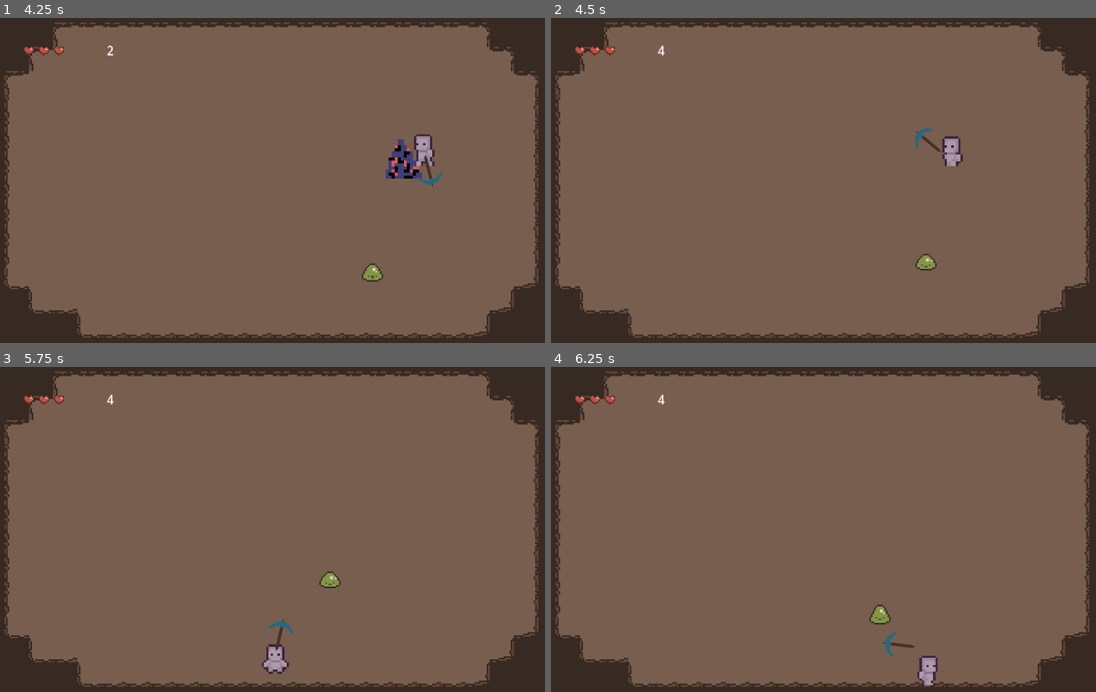
Above: before the commit, frames 1-4 (two rows, left to right).
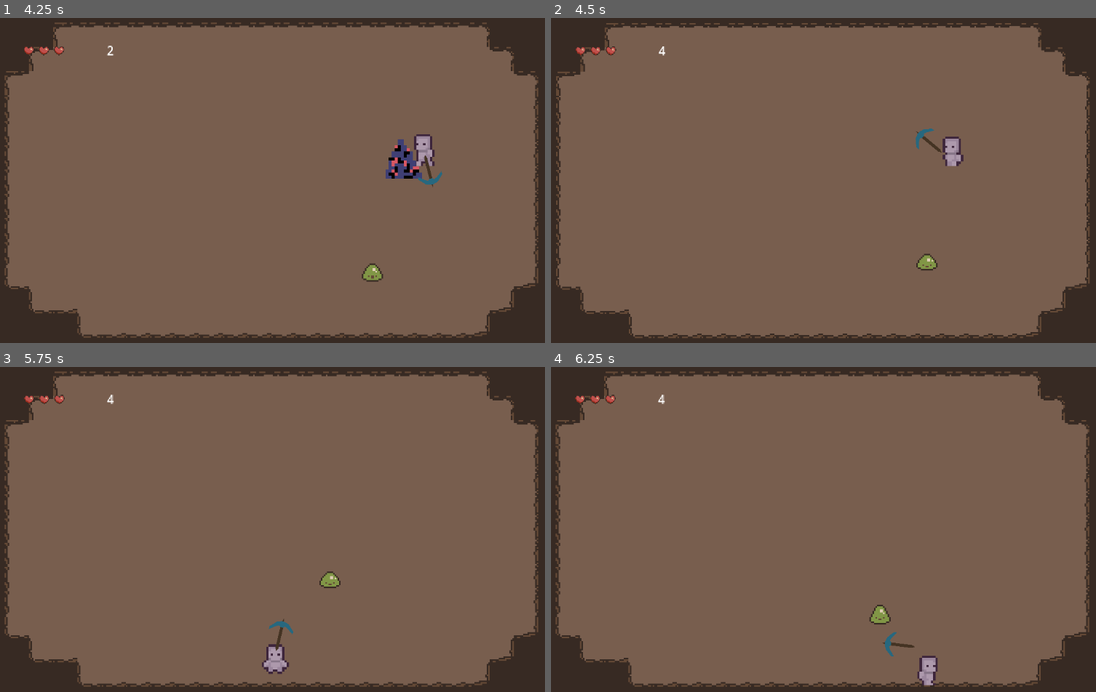
Above: after the commit, the same moments.

Repository: noahstelmak/dig-dig-down
Game: Godot game, scene res://floor_i.tscn
Same seed, same stepped clock (60 frames per second), same inputs: the game is played once before the commit and once after it.
Inputs (mouse positions are in pixels of both pictures, inside the frame that each line leads up to):
- Up to frame 1 (4.25 s): tap Enter (ui_accept) at 0.5, 0.77, 1.52, 3.02, 3.77 s; move the mouse to (397, 164) at 0.52 s; hold D (right) 0.53-1.28 s; click (397, 164) at 0.6 s; move the mouse to (152, 196) at 1.27 s; hold S (down) 1.28-2.03 s; click (152, 196) at 1.35 s; move the mouse to (327, 109) at 2.02 s; hold D (right) 2.03-2.78 s; click (327, 109) at 2.1 s; move the mouse to (239, 245) at 2.77 s; hold W (up) 2.78-3.53 s; click (239, 245) at 2.85 s; move the mouse to (446, 229) at 3.52 s; hold A (left) from 3.53 s (still down); click (446, 229) at 3.6 s
- Up to frame 2 (4.5 s): keep holding A (left); move the mouse to (649, 131) at 4.27 s; click (649, 131) at 4.35 s
- Up to frame 3 (5.75 s): tap Enter (ui_accept) at 4.52 s; move the mouse to (299, 529) at 5.02 s; release A (left) at 5.03 s; hold S (down) from 5.03 s (still down); click (299, 529) at 5.1 s
- Up to frame 4 (6.25 s): move the mouse to (736, 448) at 5.77 s; release S (down) at 5.78 s; hold D (right) from 5.78 s (still down); click (736, 448) at 5.85 s; tap Enter (ui_accept) at 6.02 s

Frame 1 is identical in both runs. In frame 2, 1.3% of the frame differs, in the area x 0-99%, y 1-99%; in frame 3, less than 0.1%; in frame 4, less than 0.1%.

Commit message:
screen shake

Diff:
--- a/floor_i.tscn
+++ b/floor_i.tscn
@@ -1,7 +1,8 @@
-[gd_scene load_steps=7 format=4 uid="uid://diml61at3753q"]
+[gd_scene load_steps=8 format=4 uid="uid://diml61at3753q"]
 
 [ext_resource type="TileSet" uid="uid://cbdppwe74gqlb" path="res://assets/tilesets/DwarvenDelveTileset.tres" id="1_ltsua"]
 [ext_resource type="PackedScene" uid="uid://p81ukddxm5cl" path="res://scenes/entities/player/player.tscn" id="1_rrfh1"]
+[ext_resource type="Script" path="res://scripts/utils/camera_2d.gd" id="3_53suk"]
 [ext_resource type="PackedScene" uid="uid://5eh1gjfjv5iy" path="res://scenes/entities/enemies/slaymie/slaymie.tscn" id="4_33fhp"]
 [ext_resource type="PackedScene" uid="uid://bqdf5ygp4i7fn" path="res://scenes/objects/minerals/iron_ore/iron_ore.tscn" id="4_yceoc"]
 [ext_resource type="PackedScene" uid="uid://p13aryos8w8i" path="res://scenes/menu/ui.tscn" id="5_txosh"]
@@ -19,6 +20,7 @@
 
 [node name="Camera2D" type="Camera2D" parent="."]
 zoom = Vector2(1.5, 1.5)
+script = ExtResource("3_53suk")
 
 [node name="Slaymie" parent="." instance=ExtResource("4_33fhp")]
 position = Vector2(-187, 3)
--- a/scenes/entities/player/player.gd
+++ b/scenes/entities/player/player.gd
@@ -62,6 +62,7 @@
 
 func _on_hit_box_body_entered(body: Node2D) -> void:
 	if body is Enemy:
+		Globals.screan_shake.emit()
 		Globals.PLAYER_HEALTH -= 1
 
 		if Globals.PLAYER_HEALTH <= 0:
--- a/scenes/entities/player/player.tscn
+++ b/scenes/entities/player/player.tscn
@@ -174,6 +174,21 @@
 [sub_resource type="CapsuleShape2D" id="CapsuleShape2D_30krh"]
 radius = 12.0
 height = 44.0
+
+[sub_resource type="Animation" id="Animation_r4rhl"]
+length = 0.001
+tracks/0/type = "value"
+tracks/0/imported = false
+tracks/0/enabled = true
+tracks/0/path = NodePath("AnimatedSprite2D:material:shader_parameter/flash_value")
+tracks/0/interp = 1
+tracks/0/loop_wrap = true
+tracks/0/keys = {
+"times": PackedFloat32Array(0),
+"transitions": PackedFloat32Array(1),
+"update": 0,
+"values": [0.0]
+}
 
 [sub_resource type="Animation" id="Animation_3yawh"]
 resource_name = "damage"
@@ -191,21 +206,6 @@
 "values": [0.0, 1.0, 0.0]
 }
 
-[sub_resource type="Animation" id="Animation_r4rhl"]
-length = 0.001
-tracks/0/type = "value"
-tracks/0/imported = false
-tracks/0/enabled = true
-tracks/0/path = NodePath("AnimatedSprite2D:material:shader_parameter/flash_value")
-tracks/0/interp = 1
-tracks/0/loop_wrap = true
-tracks/0/keys = {
-"times": PackedFloat32Array(0),
-"transitions": PackedFloat32Array(1),
-"update": 0,
-"values": [0.0]
-}
-
 [sub_resource type="AnimationLibrary" id="AnimationLibrary_02ait"]
 _data = {
 "RESET": SubResource("Animation_r4rhl"),
--- a/scenes/objects/minerals/base_ore.gd
+++ b/scenes/objects/minerals/base_ore.gd
@@ -25,6 +25,7 @@
 	health_changed.emit(current_health, max_health)
 
 	if current_health <= 0.0:
+		Globals.screan_shake.emit()
 		spawn_chunk()
 		queue_free()
 
--- a/scripts/globals.gd
+++ b/scripts/globals.gd
@@ -1,5 +1,6 @@
 extends Node
 
 var COIN_ORE_COUNT: int = 0;
+var PLAYER_HEALTH: int = 3;
 
-var PLAYER_HEALTH: int = 3;
+signal screan_shake
--- /dev/null
+++ b/scripts/utils/camera_2d.gd
@@ -0,0 +1,25 @@
+extends Camera2D
+
+@export var randomStrength: float = 2.0
+@export var shakeFade: float = 5.0
+
+var rng = RandomNumberGenerator.new()
+var shake_strength: float = 0.0
+
+
+func _ready() -> void:
+	Globals.screan_shake.connect(apply_shake)
+
+
+func apply_shake():
+	shake_strength = randomStrength
+
+
+func _process(delta):
+	if shake_strength > 0:
+		shake_strength = lerp(shake_strength, 0.0, shakeFade * delta)
+		offset = randomOffset()
+
+
+func randomOffset() -> Vector2:
+	return Vector2(rng.randf_range(-shake_strength, shake_strength), rng.randf_range(-shake_strength, shake_strength))
